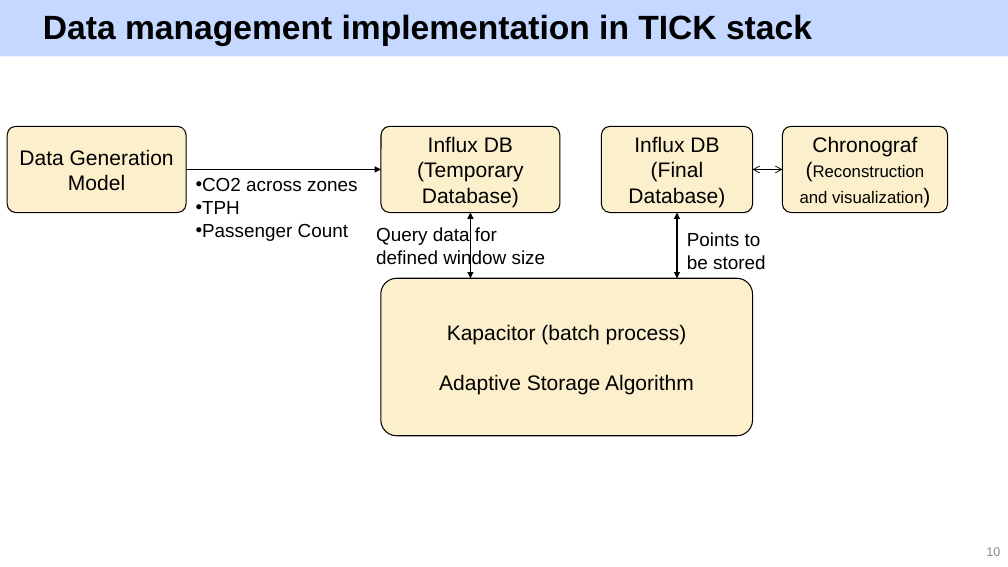
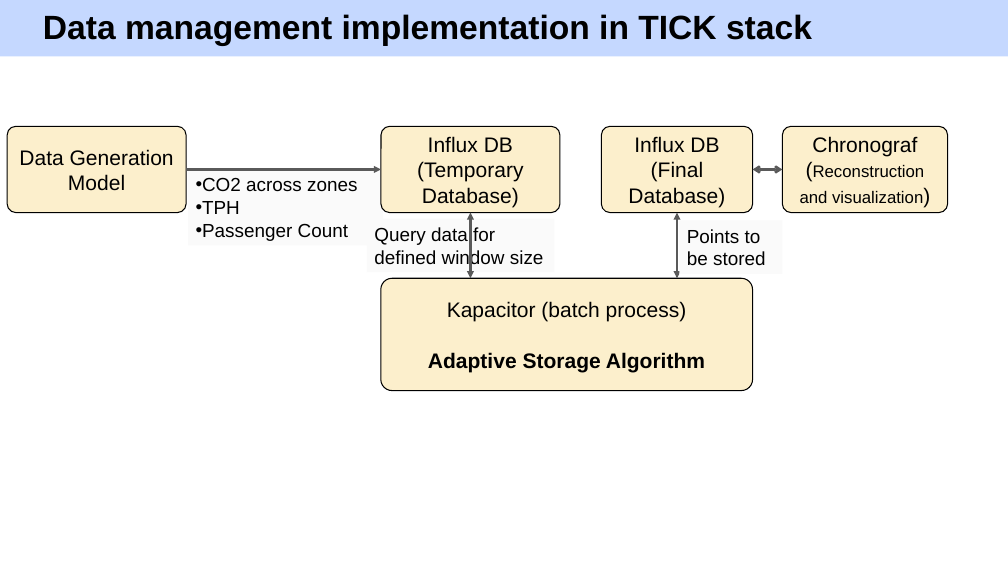
Before and after one commit to nithishkgnani/nithishkgnani.github.io, a slide deck: slide 8 of static/img/aiot/aiot-content.pptx (slide 10 before the commit). Drawn at 1008x567 pixels with LibreOffice and Linux fonts; fonts in the diff are those of the drawing. Boxes give left, top, right and bottom in pixels: in the first picture for what was removed or moved away, otherwise in the second. Text is boxed around its words. In the diff, an @@ line names an element or a change of style, - is before the commit and + after.

```diff
--- a/static/img/aiot/aiot-content.pptx
+++ b/static/img/aiot/aiot-content.pptx
@@ arrow (186, 169) - (381, 169): stroke #000000 1.5 pt to #5A5A5A 2.25 pt @@
@@ double arrow (783, 169) - (752, 169): stroke #000000 0.75 pt to #5A5A5A 2.25 pt @@
@@ double arrow (470, 212) - (470, 278): stroke #000000 1.5 pt to #5A5A5A 2.25 pt @@
@@ double arrow (677, 212) - (677, 278): stroke #000000 1.5 pt to #5A5A5A 2.25 pt @@
@@ rectangle "Points to be stored": place and size @@
-rectangle "Points to be stored" at (687, 232, 766, 270)
+rectangle "Points to be stored" at (680, 221, 783, 274)
@@ rectangle "Points to be stored" at (680, 221, 783, 274): fill none to #FAFAFA @@
@@ rounded rectangle "Kapacitor (batch process) Adaptive Storage ...": place and size @@
-rounded rectangle "Kapacitor (batch process) Adaptive Storage ..." at (381, 278, 753, 436)
+rounded rectangle "Kapacitor (batch process) Adaptive Storage ..." at (381, 278, 753, 391)
@@ rounded rectangle "Kapacitor (batch process) Adaptive Storage ..." at (381, 278, 753, 391): bold on in "Adaptive Storage Algorithm" @@
@@ page number removed at (986, 547, 1000, 556) @@
-10
```
Also in this commit, not shown: 12 other slides changed, 2 slides removed, 21 other files.
